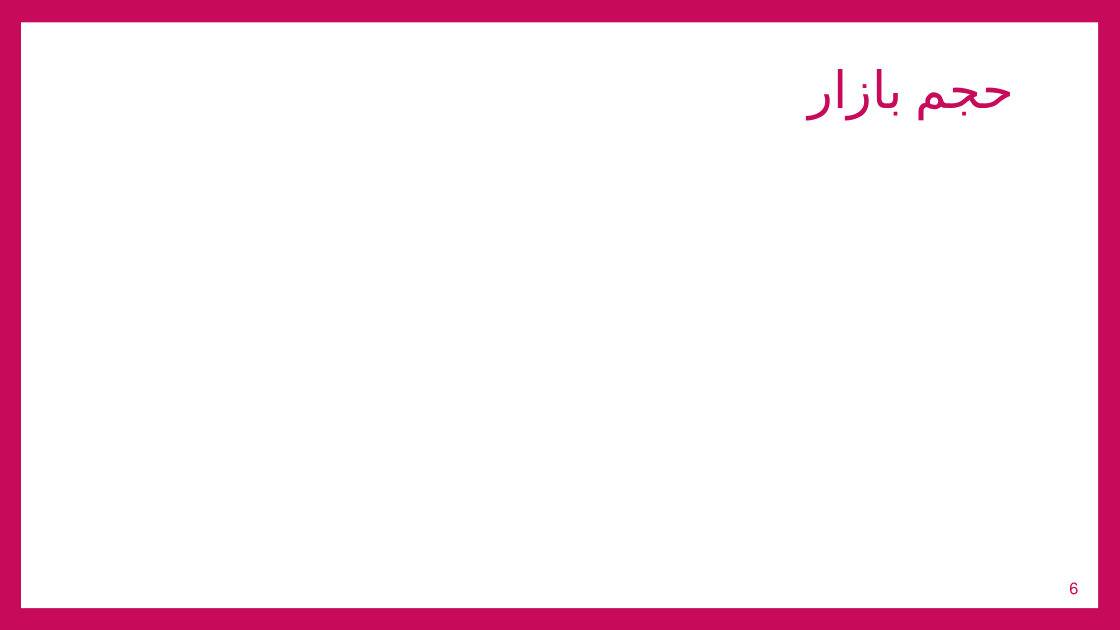
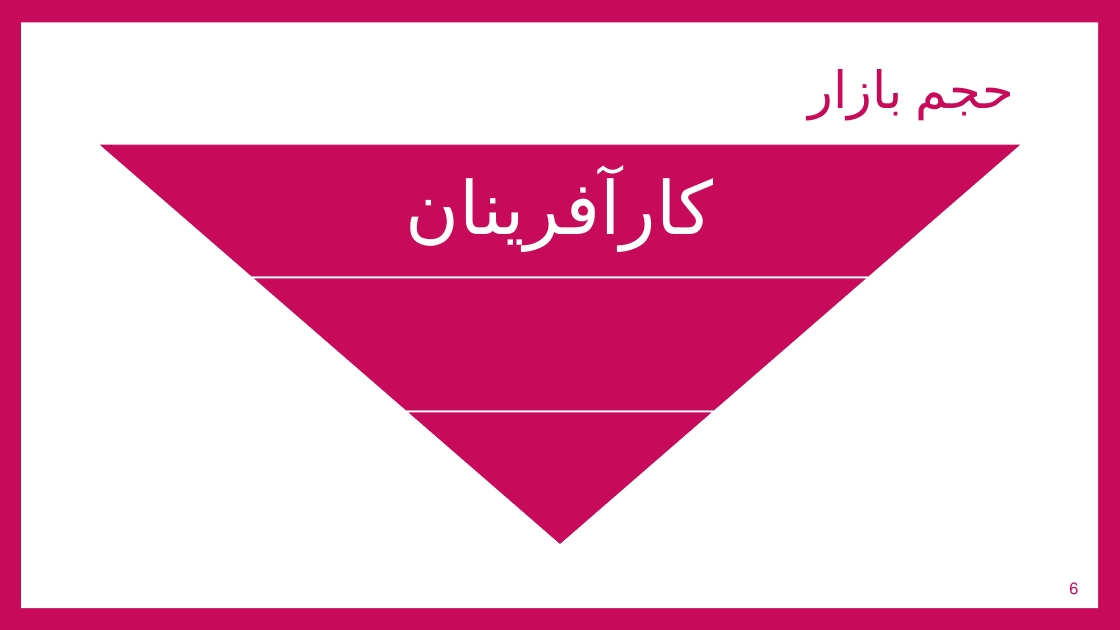
Before and after one commit to ghasemizade/talambar_cdn, a slide deck: slide 6 of business/PitchDeck/JIbres-PitchDeck-v1.pptx. Drawn at 1120x630 pixels with LibreOffice and Linux fonts; fonts in the diff are those of the drawing; background and template pictures are left out. Boxes give left, top, right and bottom in pixels: in the first picture for what was removed or moved away, otherwise in the second. Text is boxed around its words. In the diff, an @@ line names an element or a change of style, - is before the commit and + after.

```diff
--- a/business/PitchDeck/JIbres-PitchDeck-v1.pptx
+++ b/business/PitchDeck/JIbres-PitchDeck-v1.pptx
@@ group added at box(97, 144, 1023, 545): 3 trapezoids, 1 text @@
+کارآفرینان
```
Also in this commit, not shown: 3 other slides changed, 1 slide added, 1 slide removed, 1 other file.
